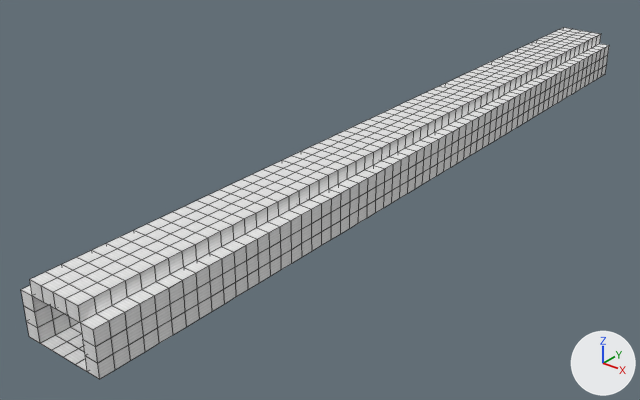
A saved change to the Blender file envs/straight-pathway.blend.
Before and after are seen from a 50 mm lens placed at (34.5, -53.5, 29.7), pointed at (-3.9, -5.6, 0.0). The axes (+X, +Y, +Z) are drawn at lower right. The lights are the same throughout. Mesh edges are drawn as thin lines.

In view in the first picture: 'Block_of_Iron'.
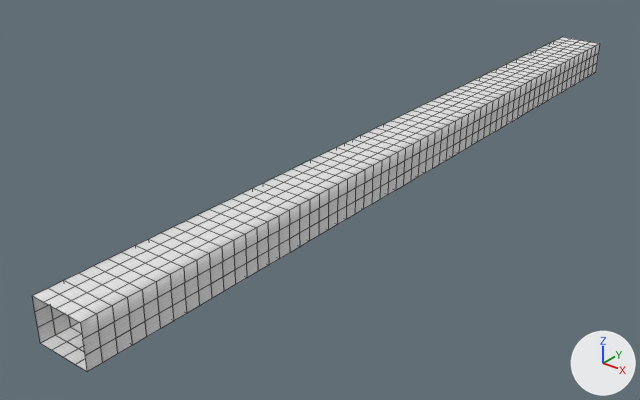
What differs and where, as boxes (x1, y1, x2, y2) in the pictures (640 x 400 px):
'Block_of_Iron', reshaped: before (21, 27, 609, 379); after (32, 37, 600, 372)
part 1 of me_block_of_iron, deleted: before (21, 27, 609, 379)

The change, as a diff of the scene's bpy script:
```diff
--- a/envs/straight-pathway.blend.py
+++ b/envs/straight-pathway.blend.py
@@ me_block_of_iron @@
 # used by ob_block_of_iron; location = (0.0, 0.0, 0.0); rotation_euler = (1.571, 0.0, 0.0), in degrees (90, 0, 0)
-me_block_of_iron.from_pydata(...)  # 1706 vertices, 1755 faces, 4 loose edges; spans x -3.0..3.0, y 2.0..6.0, z -32.0..32.0
+me_block_of_iron.from_pydata(...)  # 910 vertices, 896 faces; spans x -2.0..2.0, y 2.0..5.0, z -32.0..32.0
+# me_block_of_iron part 1: 796 vertices removed from x -3.0..3.0, y 2.0..6.0, z -32.0..32.0
 me_block_of_iron.materials.append(mat_block_of_iron)
```
